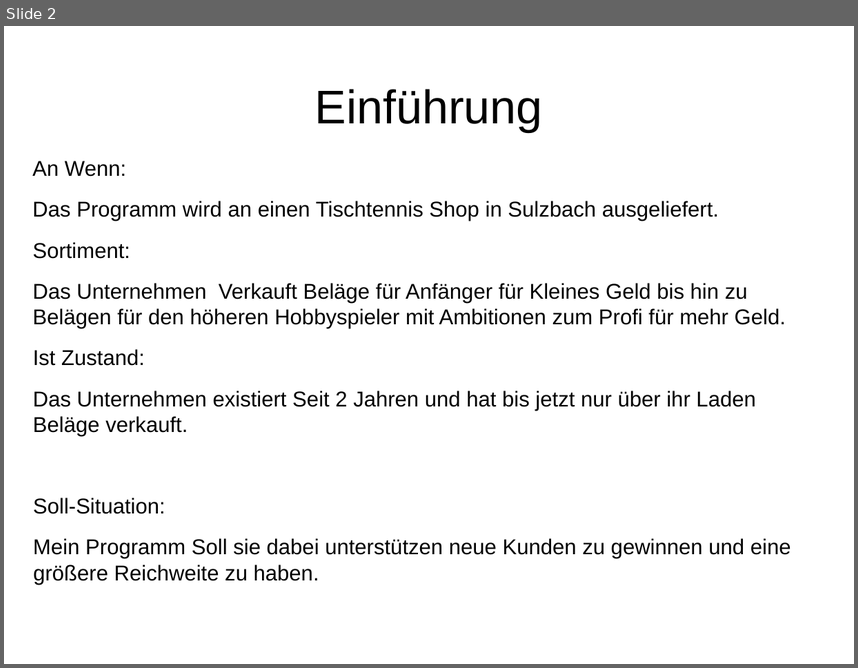
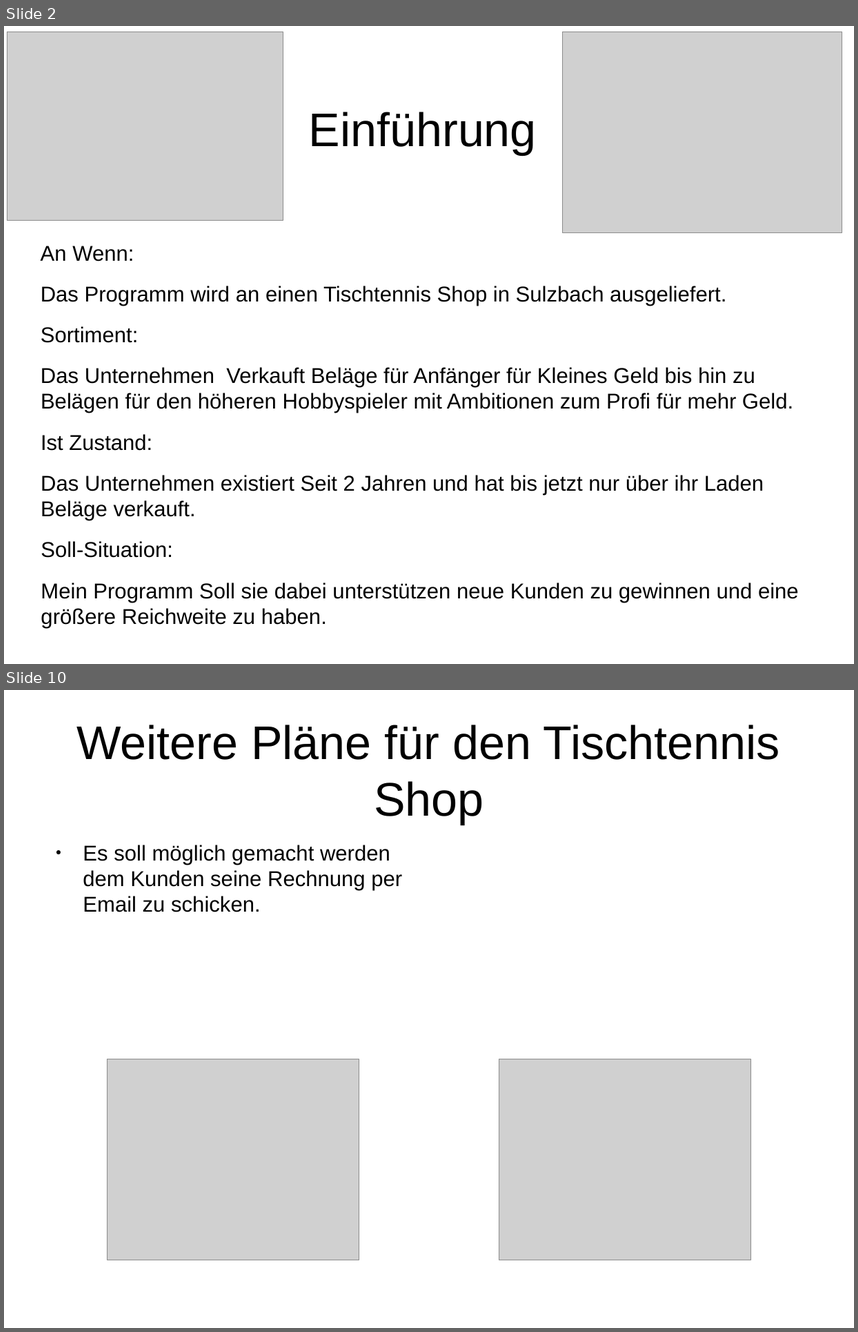
Before and after one commit to MichaelMuehlbach/Hausarbeit-Michael-M-hlbach, a slide deck: Präsentation Hausarbeit.odp. Shown one above the other, each under a label of ours: slide 2 before the commit, slides 2 and 10 after it; the slides between them are not shown. The pictures are 858x668 and 858x1332 pixels, drawn with LibreOffice and Linux fonts; fonts in the diff are those of the drawing; grey boxes stand for pictures. Boxes give left, top, right and bottom in pixels: in the first picture for what was removed or moved away, otherwise in the second. Text is boxed around its words. In the diff, an @@ line names an element or a change of style, - is before the commit and + after.

```diff
--- a/Präsentation Hausarbeit.odp
+++ b/Präsentation Hausarbeit.odp
@@ slide 10 added at <box>4,690,854,1328</box>, background #FFFFFF @@
@@ title added at <box>77,724,780,824</box>, 44 pt, text #000000 @@
+Weitere Pläne für den Tischtennis Shop
@@ text added at <box>83,845,402,912</box>, 20 pt, text #000000 @@
+● Es soll möglich gemacht werden dem Kunden seine Rechnung per Email zu schicken.
@@ picture added at <box>107,1058,359,1259</box> @@
@@ picture added at <box>499,1058,751,1259</box> @@
@@ slide 2 changed as well @@
@@ picture added at <box>7,32,283,220</box> @@
@@ picture added at <box>562,32,842,233</box> @@
@@ title "Einführung": place and size @@
-title "Einführung" at <box>315,89,543,132</box>
+title "Einführung" at <box>309,112,537,155</box>
@@ text "An Wenn:" rewrapped from <box>32,161,791,584</box> to <box>41,245,799,628</box> @@
```
Also in this commit, not shown: 1 other slide changed, 7 other slides added, 10 other files.
